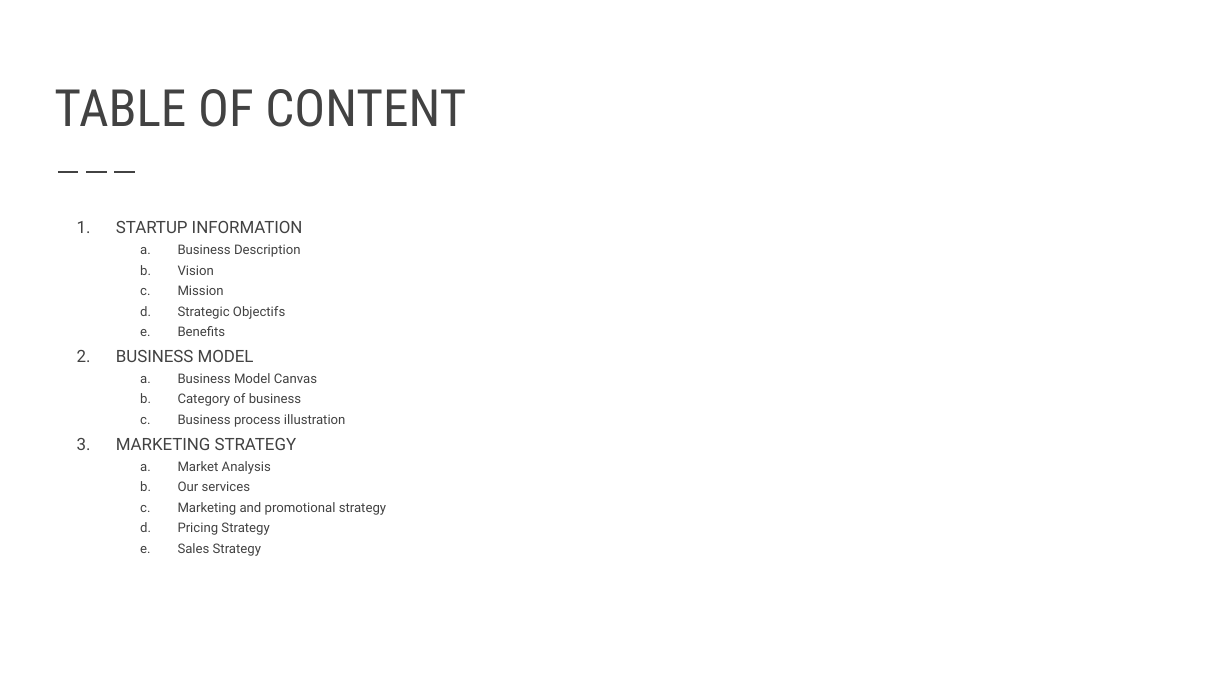
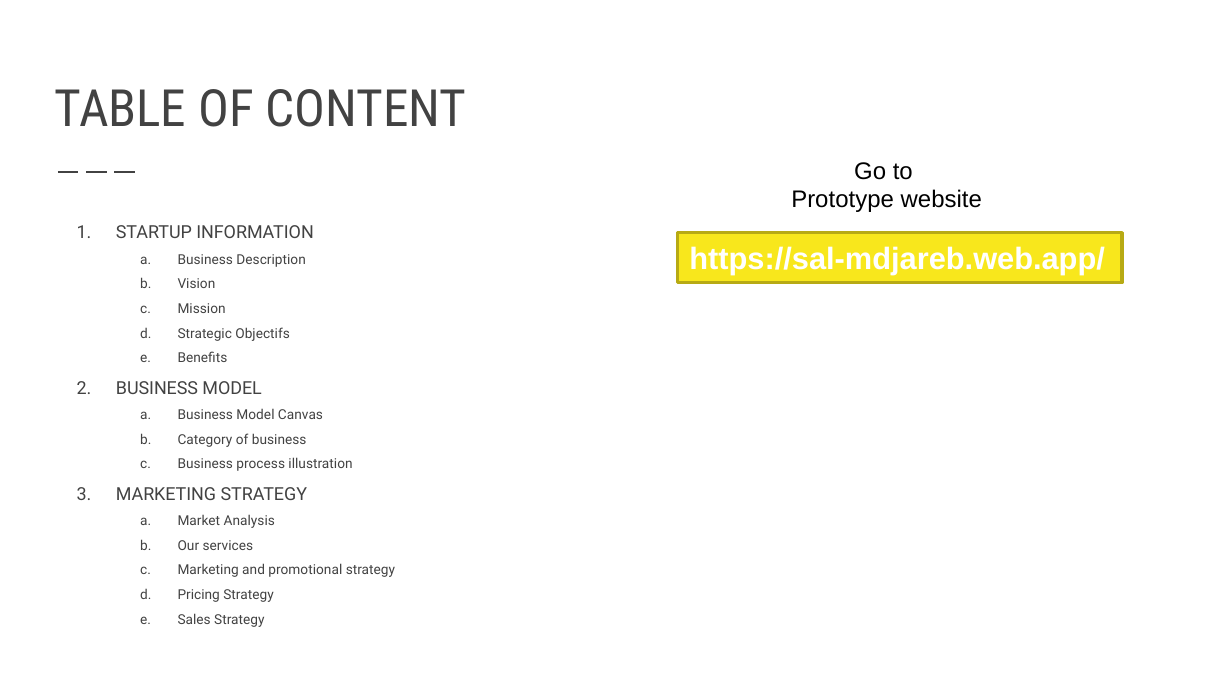
Before and after one commit to BahaniBillel/salmdjareb, a slide deck: slide 2 of SAL M’DJAREB.pptx. Drawn at 1232x693 pixels with LibreOffice and Linux fonts; fonts in the diff are those of the drawing. Boxes give left, top, right and bottom in pixels: in the first picture for what was removed or moved away, otherwise in the second. Text is boxed around its words. In the diff, an @@ line names an element or a change of style, - is before the commit and + after.

```diff
--- a/SAL M’DJAREB.pptx
+++ b/SAL M’DJAREB.pptx
@@ text added at (791, 162, 982, 212), 14 pt, text #000000 @@
+Go to
+Prototype website
@@ text "STARTUP INFORMATION" at (116, 225, 395, 627): size 9.9 to 10.5 pt in "STARTUP INFORMATION", "BUSINESS MODEL", "MARKETING STRATEGY"; size 7.7 to 8 pt in "Business Description", "Vision", "Mission", "Strategic Objectifs" and 9 more places; line spacing 1.3 to 1.5 @@
@@ rectangle added at (678, 233, 1122, 282), fill #F8E71C, outline #B7AB15 2 pt, 18 pt, text #FFFFFF, bold @@
+https://sal-mdjareb.web.app/
```
Also in this commit, not shown: 9 slides added, 24 other files.
